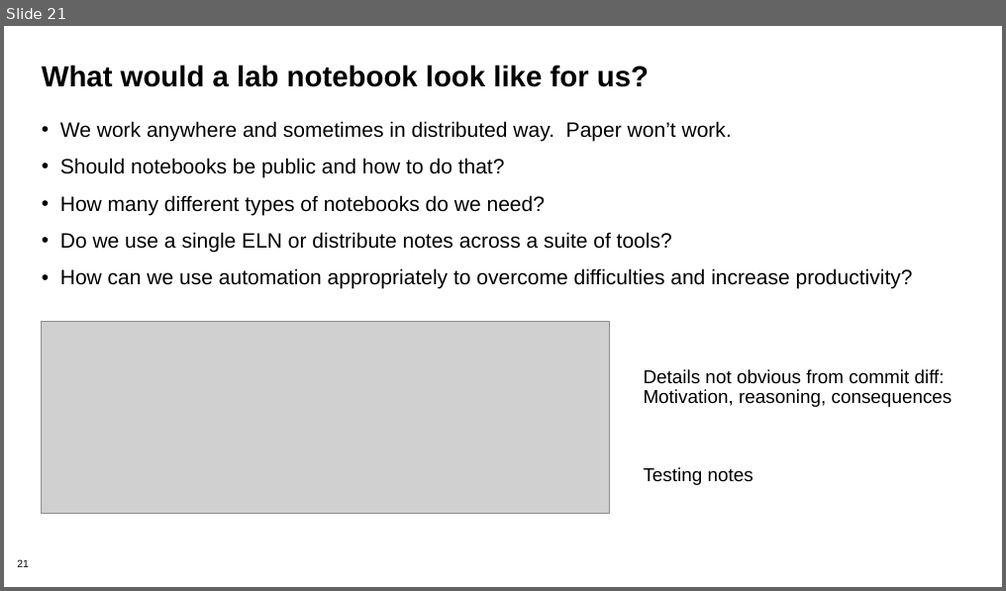
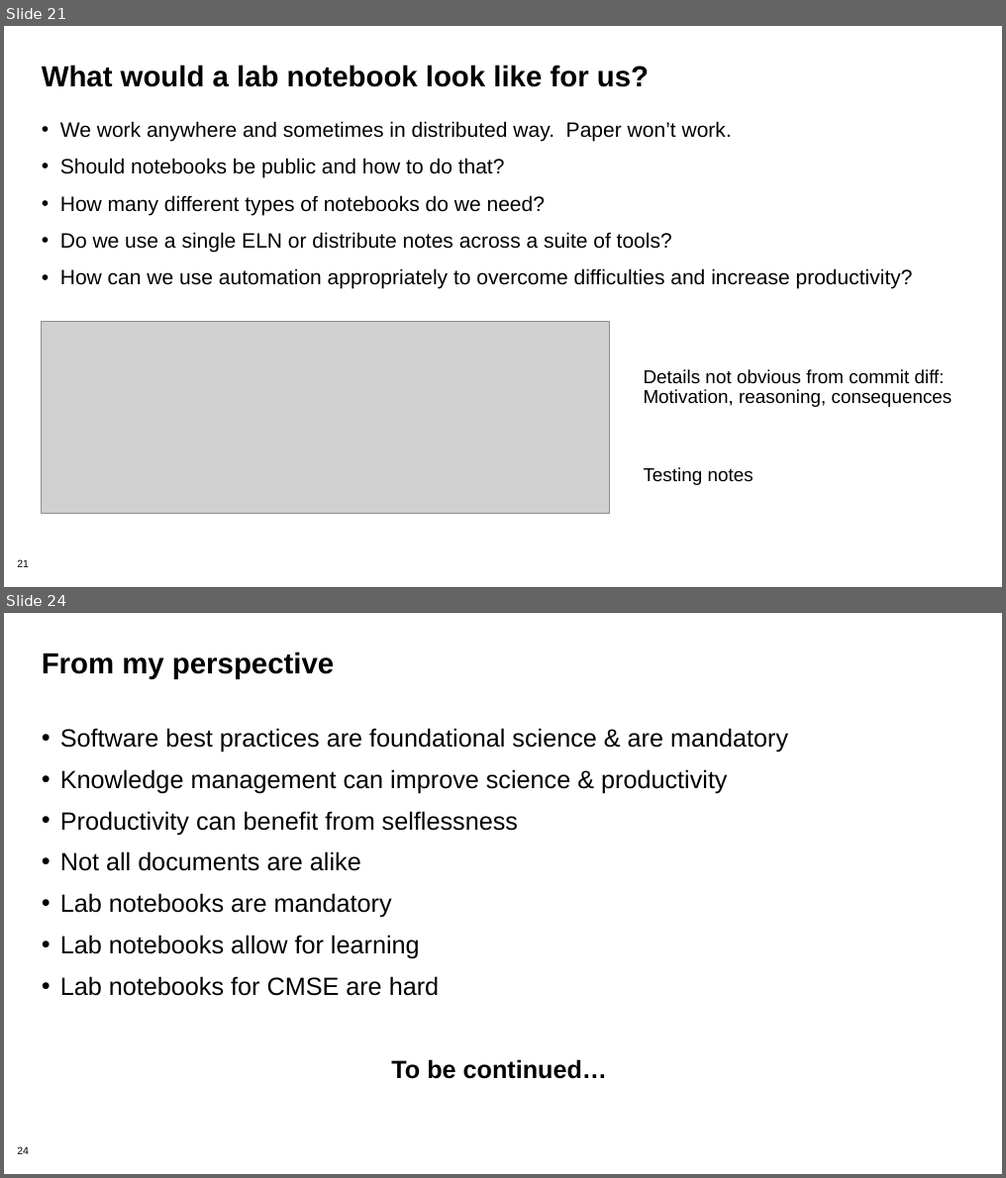
Before and after one commit to bssw-tutorial/presentations, a slide deck: lab-notebooks.pptx. Shown one above the other, each under a label of ours: slide 21 before the commit, slides 21 and 24 after it; the slides between them are not shown. The pictures are 1006x591 and 1006x1178 pixels, drawn with LibreOffice and Linux fonts; fonts in the diff are those of the drawing; grey boxes stand for pictures; background and template pictures are left out. Boxes give left, top, right and bottom in pixels: in the first picture for what was removed or moved away, otherwise in the second. Text is boxed around its words. In the diff, an @@ line names an element or a change of style, - is before the commit and + after.

```diff
--- a/lab-notebooks.pptx
+++ b/lab-notebooks.pptx
@@ slide 24 added at box(4, 613, 1002, 1174), background #FFFFFF; not listed: 1 template element that a slide beside it also shows @@
@@ title added at box(42, 652, 334, 679), 28 pt, text #000000, bold @@
+From my perspective
@@ text added at box(60, 728, 788, 996), 24 pt, text #000000 @@
+• Software best practices are foundational science & are mandatory
+• Knowledge management can improve science & productivity
+• Productivity can benefit from selflessness
+• Not all documents are alike
+• Lab notebooks are mandatory
+• Lab notebooks allow for learning
+• Lab notebooks for CMSE are hard
+To be continued…
```
Also in this commit, not shown: 10 slides changed, 1 other slide added.
